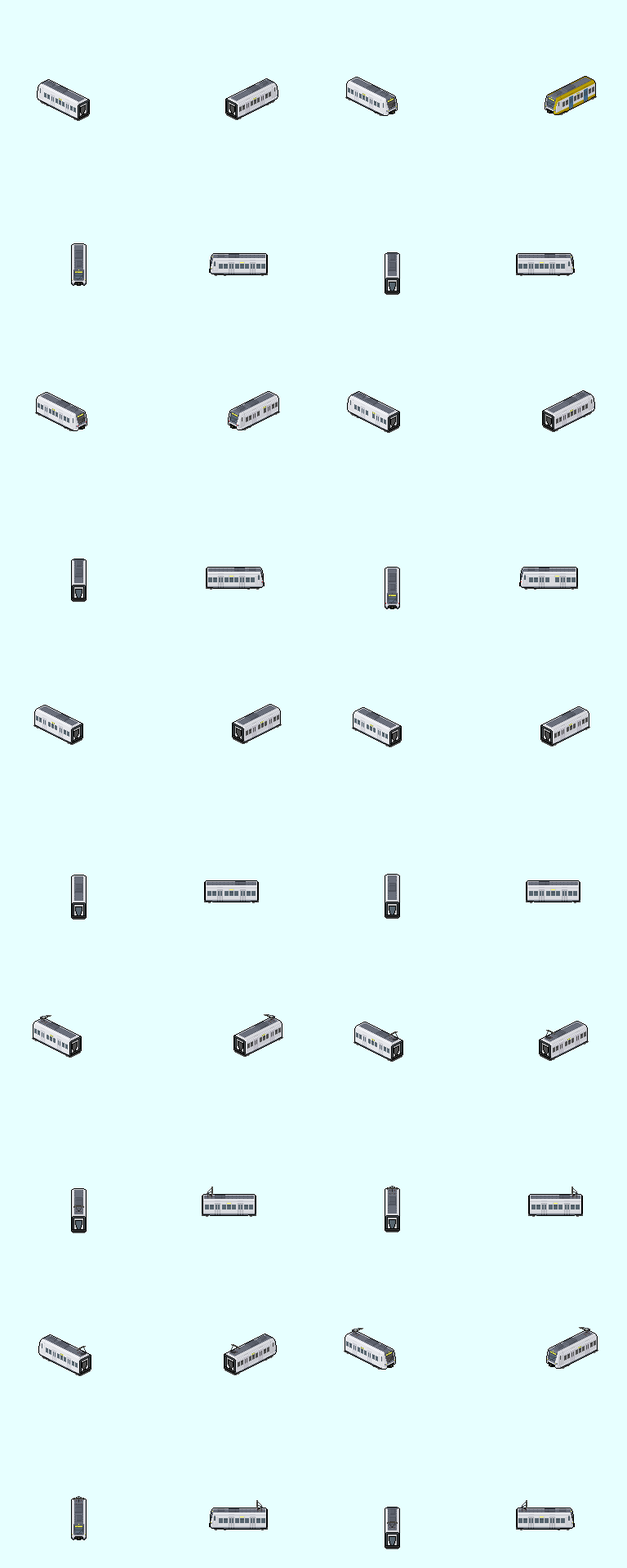
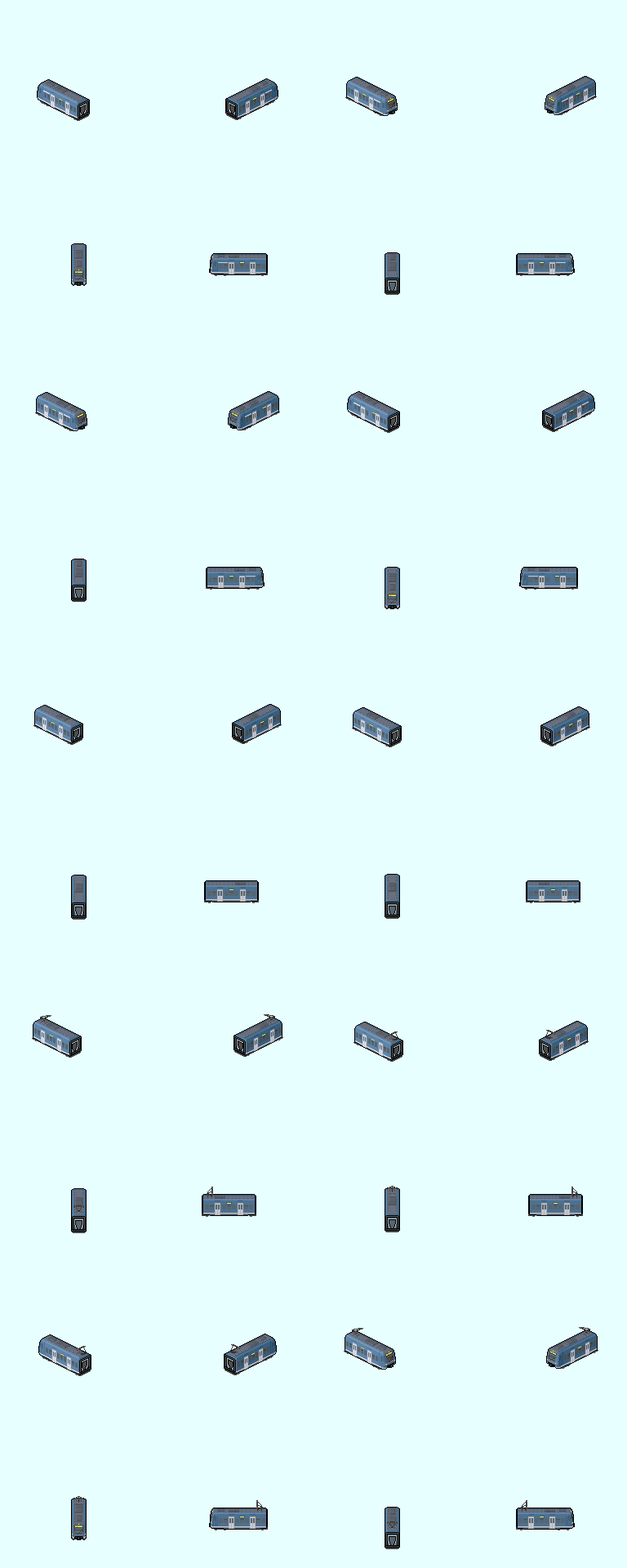
Layered file, before and after one edit (627x1568). Changes by layer:
added group "BOB" with 2 layers above "Transdev" over [33, 76, 597, 1546]
added layer "BR 422" in group "BOB" over [33, 82, 597, 1529]
added layer "BR_425-426.png copy #2" in group "BOB" over [33, 76, 597, 1546]
moved "BR 650 #1" into group "Transdev", painted on it over [33, 76, 597, 1537]
moved "BR 650" into group "Transdev", painted on it over [40, 88, 590, 1528]
moved "BR_425-426.png copy" into group "Transdev" over [33, 76, 597, 1546]
